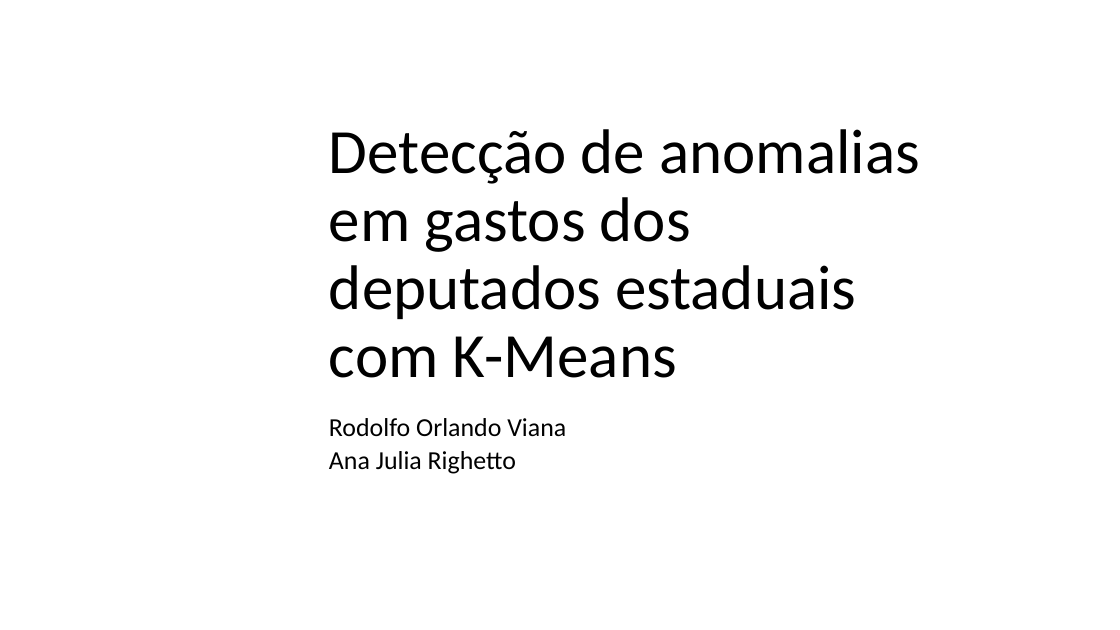
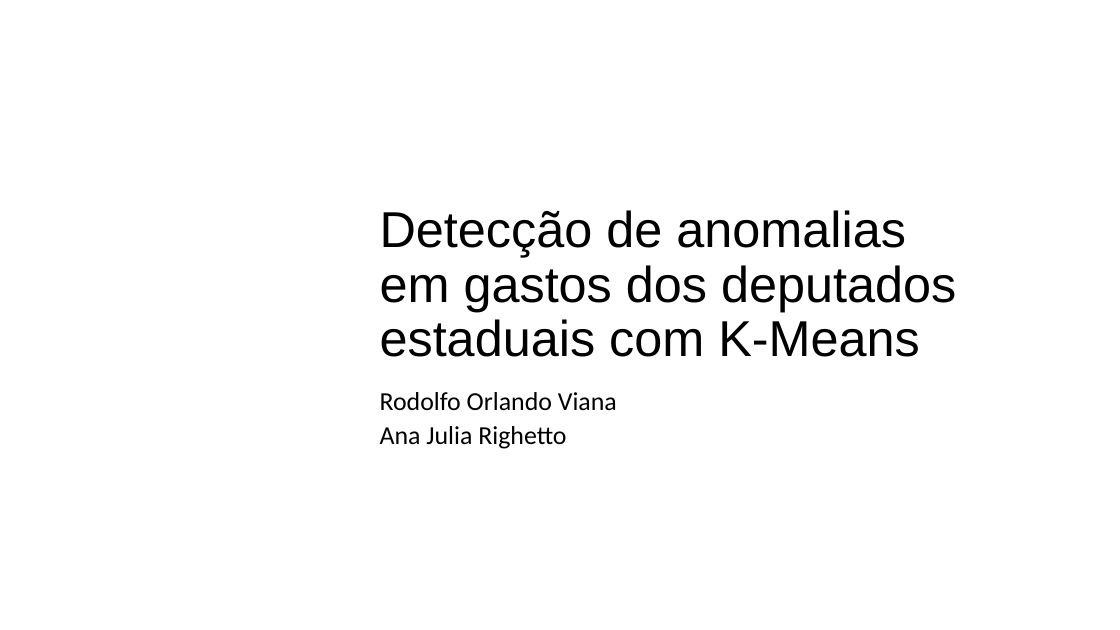
Before and after one commit to rodolfo-viana/mba_esalq, a slide deck: slide 1 of prd/WIP_apresentacao.pptx. Drawn at 1120x630 pixels with LibreOffice and Linux fonts; fonts in the diff are those of the drawing; background and template pictures are left out. Boxes give left, top, right and bottom in pixels: in the first picture for what was removed or moved away, otherwise in the second. Text is boxed around its words. In the diff, an @@ line names an element or a change of style, - is before the commit and + after.

```diff
--- a/prd/WIP_apresentacao.pptx
+++ b/prd/WIP_apresentacao.pptx
@@ title "Detecção de anomalias em gastos ...": place and size @@
-title "Detecção de anomalias em gastos ..." at (329, 129, 920, 378)
+title "Detecção de anomalias em gastos ..." at (380, 210, 956, 357)
@@ title "Detecção de anomalias em gastos ..." at (380, 210, 956, 357): size 54 to 43.2 pt, font Calibri to Arial; vertical alignment bottom to middle @@
@@ subtitle "Rodolfo Orlando Viana": place and size @@
-subtitle "Rodolfo Orlando Viana" at (329, 418, 566, 474)
+subtitle "Rodolfo Orlando Viana" at (380, 392, 617, 449)
@@ subtitle "Rodolfo Orlando Viana" at (380, 392, 617, 449): vertical alignment top to bottom @@
```
Also in this commit, not shown: 7 slides added, 1 slide removed, 3 other files.
